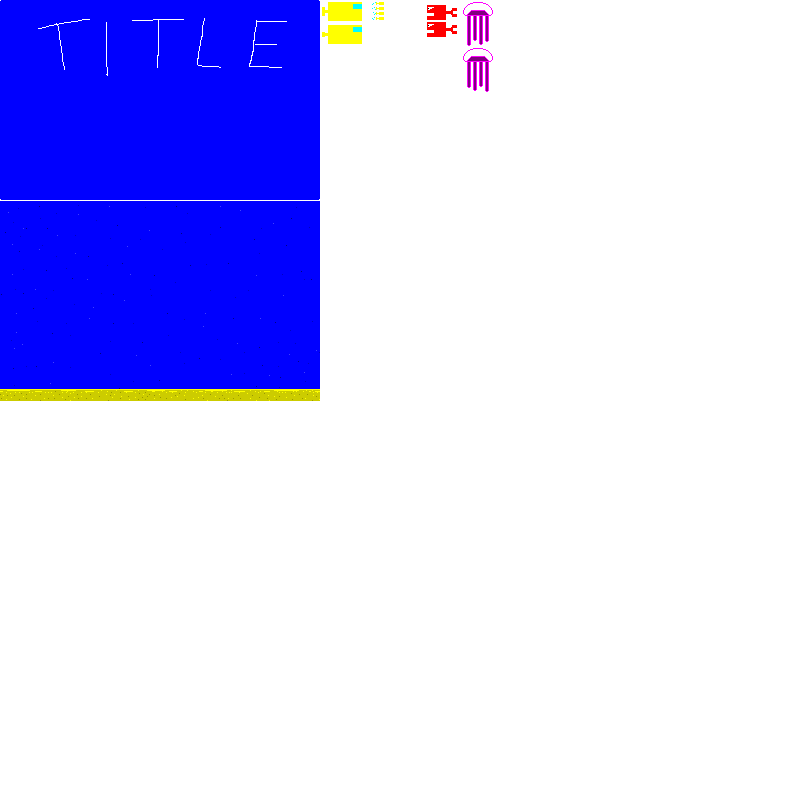
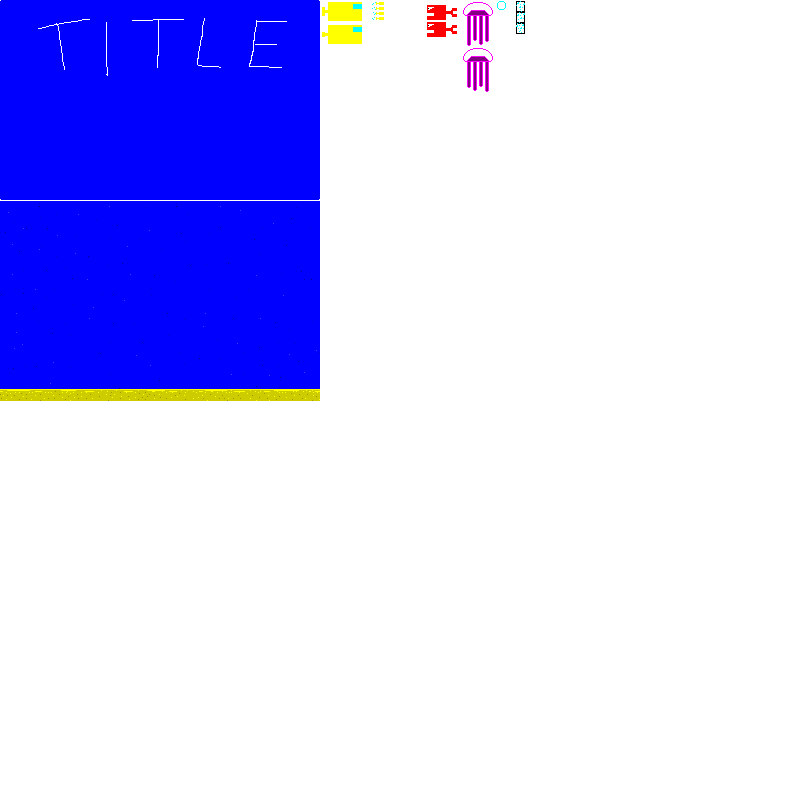
Layers edited between the first and the second (800, 800) image:
painted on "art" over box(497, 1, 525, 33)
painted on "grid" over box(516, 1, 525, 34)
